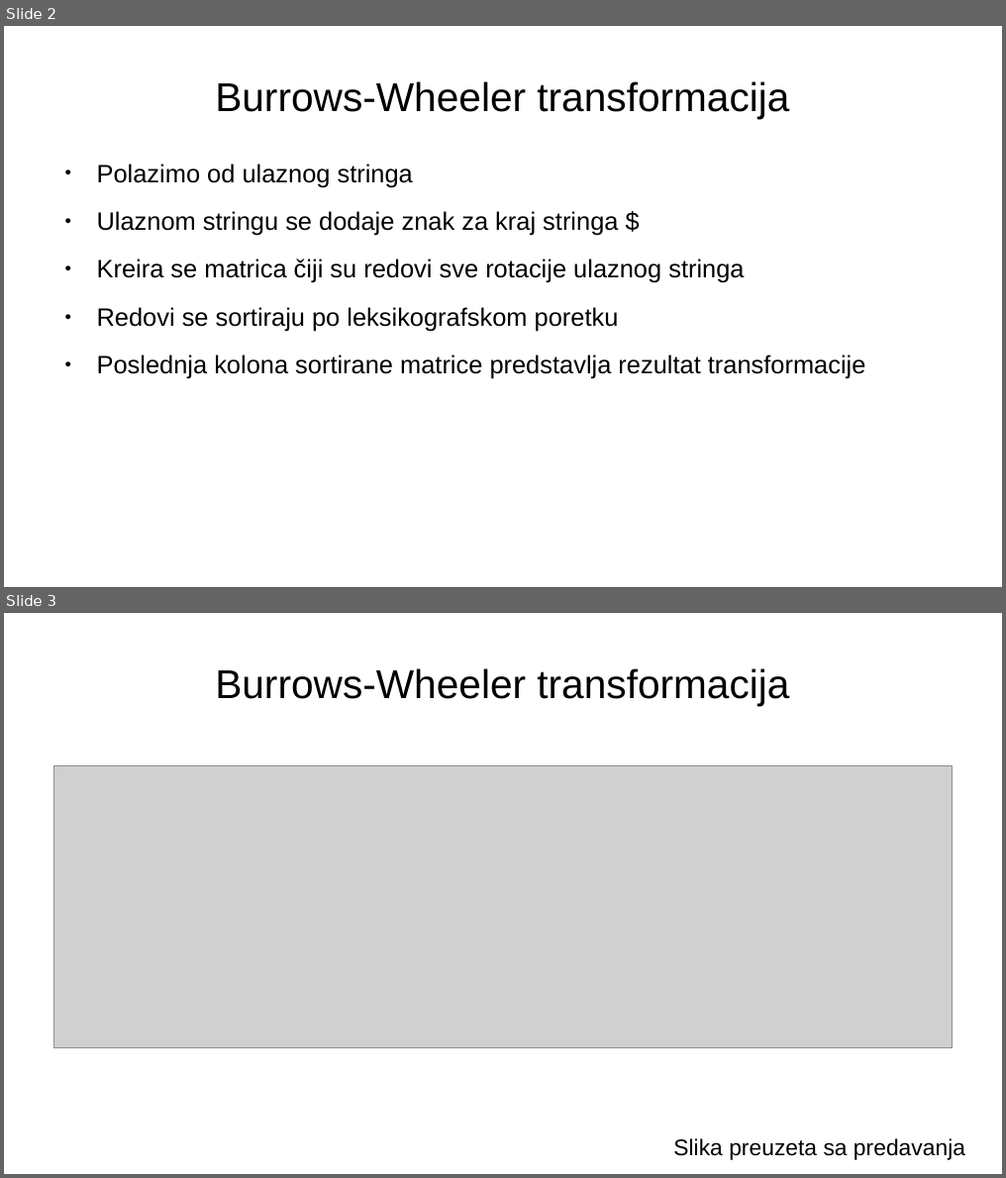
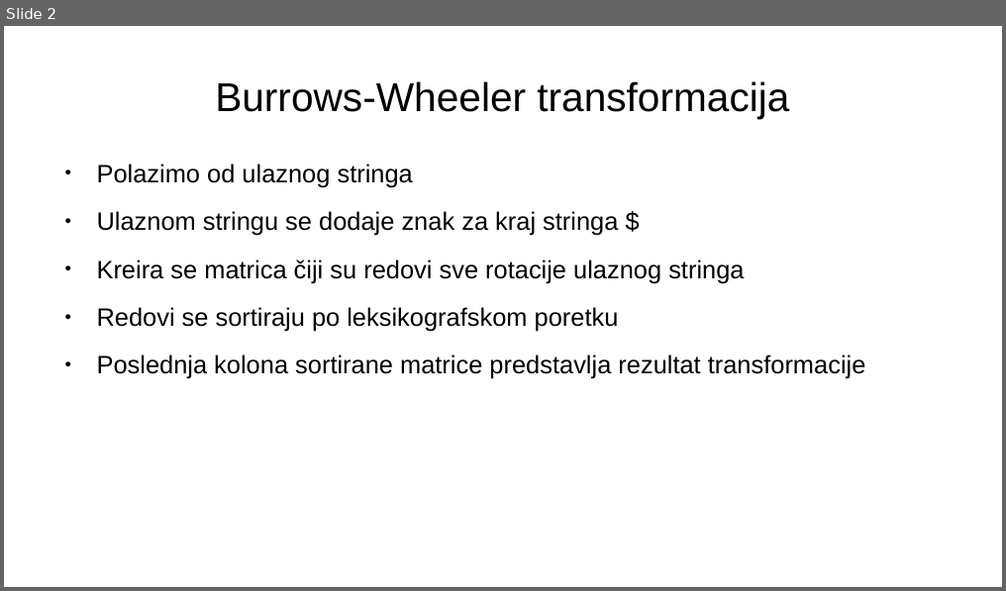
Before and after one commit to MalovicAleksandar/gi2022-ma213375m-projzad4, a slide deck: prezentacija.pptx. Shown one above the other, each under a label of ours: slides 2 and 3 before the commit, slide 2 after it. The pictures are 1006x1178 and 1006x591 pixels, drawn with LibreOffice and Linux fonts; fonts in the diff are those of the drawing; grey boxes stand for pictures. Boxes give left, top, right and bottom in pixels: in the first picture for what was removed or moved away, otherwise in the second. Text is boxed around its words. In the diff, an @@ line names an element or a change of style, - is before the commit and + after.

```diff
--- a/prezentacija.pptx
+++ b/prezentacija.pptx
@@ slide 3 removed at <box>4,613,1002,1174</box>, background #FFFFFF @@
@@ text removed at <box>215,668,789,705</box> @@
-Burrows-Wheeler transformacija
@@ picture removed at <box>54,766,952,1050</box> @@
@@ text removed at <box>673,1139,965,1160</box> @@
-Slika preuzeta sa predavanja
```
Also in this commit, not shown: 4 slides changed, 5 other slides removed, 1 other file.
